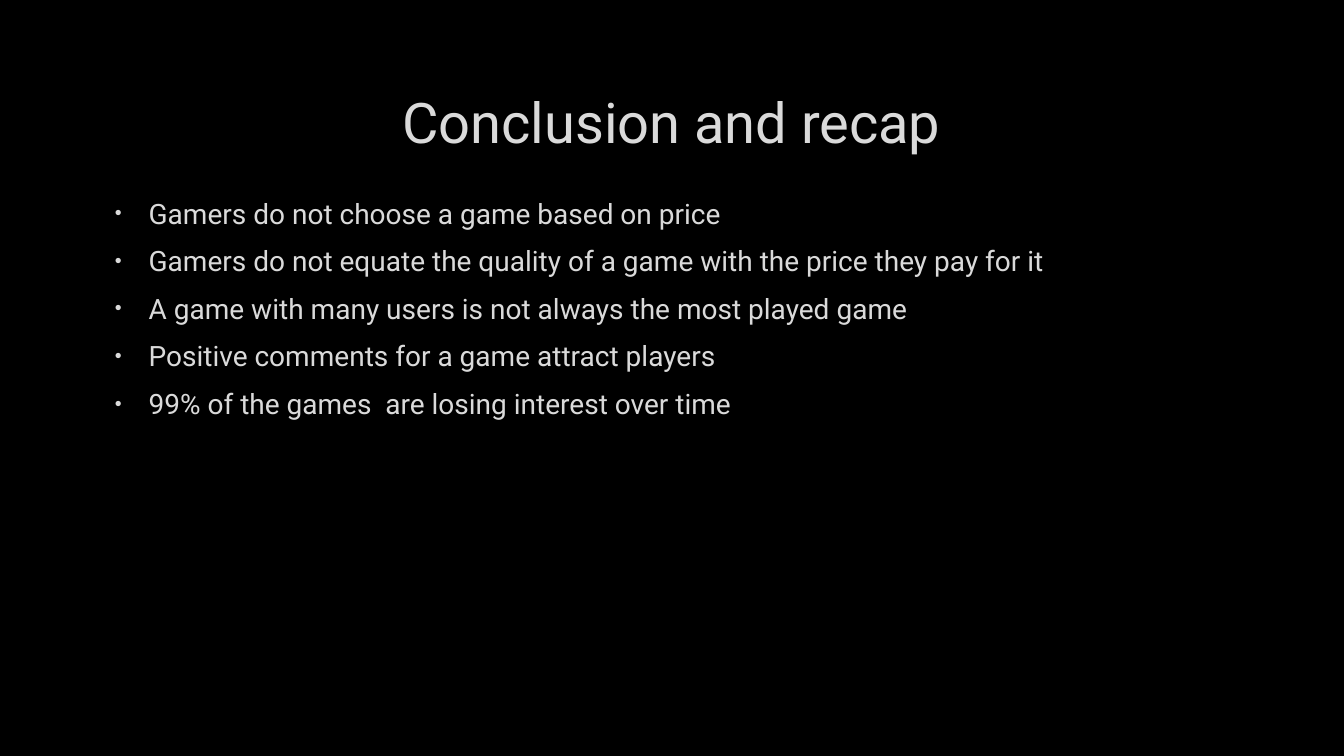
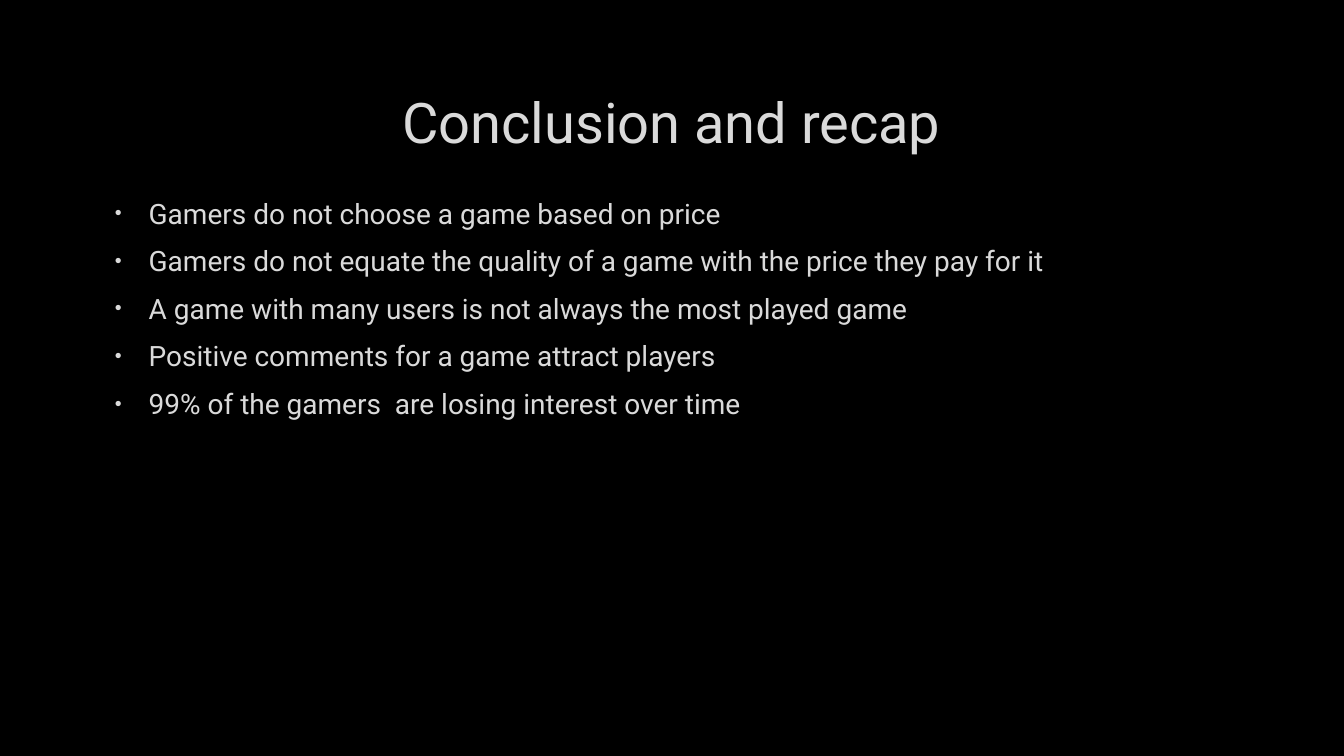
Before and after one commit to HBodden/project1, a slide deck: slide 12 of Gamerlytics.pptx. Drawn at 1344x756 pixels with LibreOffice and Linux fonts; fonts in the diff are those of the drawing; background and template pictures are left out. Boxes give left, top, right and bottom in pixels: in the first picture for what was removed or moved away, otherwise in the second. Text is boxed around its words. In the diff, an @@ line names an element or a change of style, - is before the commit and + after.

```diff
--- a/Gamerlytics.pptx
+++ b/Gamerlytics.pptx
@@ text at <box>149,392,740,420</box>: text changed @@
-• 99% of the games are losing interest over time
+• 99% of the gamers are losing interest over time
```
Also in this commit, not shown: 1 other slide changed, 1 other file.
